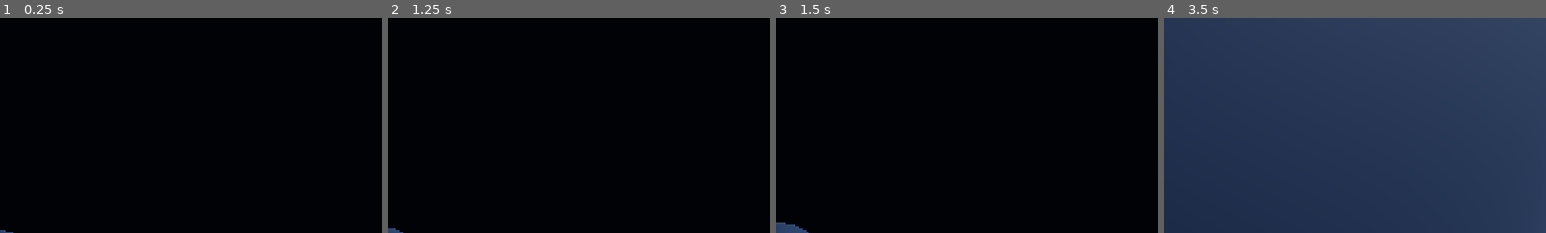
Above: before the commit, frames 1-4 (left to right).
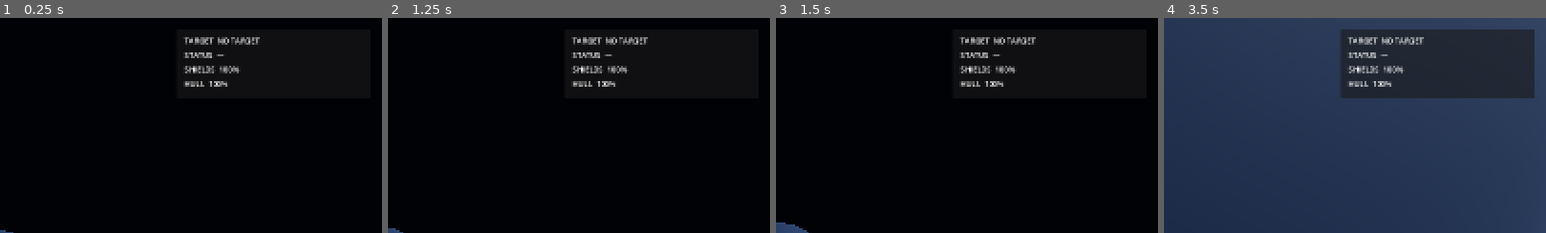
Above: after the commit, the same moments.

Repository: valdissor1990-ui/GALACTIC-FRONTIER
Game: Godot game, scene res://scenes/bootstrap/main.tscn
The game is run twice, just before and just after one commit, with the same random seed, the same clock (stepped at 60 frames per second) and the same inputs.
Inputs (mouse positions are % of the whole screen's width and height, from its top left):
- Up to frame 1 (0.25 s): no input
- Up to frame 2 (1.25 s): tap Enter at 0.5 s; move the mouse to (55, 50) at 0.52 s; hold W (move_forward) from 0.53 s (still down); hold Shift (boost) from 0.53 s (still down)
- Up to frame 3 (1.5 s): keep holding W (move_forward); move the mouse to (45, 50) at 1.27 s; release Shift (boost) at 1.28 s; click (45, 50) at 1.35 s
- Up to frame 4 (3.5 s): keep holding W (move_forward); move the mouse to (52, 48) at 2.02 s; hold Y (target_clear) 2.03-2.78 s; move the mouse to (49, 52) at 2.77 s; tap T (target_lock) at 2.85 s
The pictures show only the part of the screen within x 50-100%, y 0-50%; the shares and areas given below are measured in that part.

The runs differ from the first frame. In frame 1, 1.4% of the frame differs, in the area x 48-68%, y 8-32%; in frame 2, 1.4%; in frame 3, 1.4%; in frame 4, 16%, in the area x 46-97%, y 5-38%.

Commit message:
Integrate targeting, shields, primary weapon and combat HUD into flight prototype

Diff:
--- a/scenes/flight/test_flight.tscn
+++ b/scenes/flight/test_flight.tscn
@@ -1,9 +1,15 @@
-[gd_scene load_steps=15 format=3]
+[gd_scene load_steps=20 format=3]
 
 [ext_resource type="Script" path="res://scripts/flight/ship_controller.gd" id="1"]
 [ext_resource type="Script" path="res://scripts/flight/camera_rig.gd" id="2"]
 [ext_resource type="Script" path="res://scripts/ui/hud.gd" id="3"]
 [ext_resource type="Resource" path="res://resources/ships/player_ship.tres" id="4"]
+
+[ext_resource type="PackedScene" path="res://scenes/combat/projectile.tscn" id="5"]
+[ext_resource type="Script" path="res://scripts/combat/weapon_system.gd" id="6"]
+[ext_resource type="Script" path="res://scripts/combat/targeting_system.gd" id="7"]
+[ext_resource type="Script" path="res://scripts/combat/damageable.gd" id="8"]
+[ext_resource type="Script" path="res://scripts/ui/combat_hud.gd" id="9"]
 
 [sub_resource type="Environment" id="Environment_space"]
 background_mode = 1
@@ -113,6 +119,21 @@
 [node name="CockpitCamera" type="Camera3D" parent="PlayerShip/CameraRig"]
 position = Vector3(0, 0.38, -0.65)
 fov = 88.0
+
+[node name="Damageable" type="Node" parent="PlayerShip"]
+script = ExtResource("8")
+
+[node name="TargetingSystem" type="Node3D" parent="PlayerShip"]
+script = ExtResource("7")
+
+[node name="WeaponSystem" type="Node3D" parent="PlayerShip"]
+script = ExtResource("6")
+projectile_scene = ExtResource("5")
+muzzle_path = NodePath("Muzzle")
+
+[node name="Muzzle" type="Marker3D" parent="PlayerShip/WeaponSystem"]
+position = Vector3(0, 0, -2.8)
+
 
 [node name="HUD" type="CanvasLayer" parent="."]
 script = ExtResource("3")
@@ -180,3 +201,46 @@
 text = "PAUSED\nPress ESC to resume"
 horizontal_alignment = 1
 vertical_alignment = 1
+
+[node name="CombatHUD" type="CanvasLayer" parent="."]
+script = ExtResource("9")
+targeting_system_path = NodePath("../PlayerShip/TargetingSystem")
+damageable_path = NodePath("../PlayerShip/Damageable")
+
+[node name="CombatPanel" type="PanelContainer" parent="CombatHUD"]
+anchors_preset = 1
+anchor_left = 1.0
+anchor_top = 0.0
+anchor_right = 1.0
+anchor_bottom = 0.0
+offset_left = -430.0
+offset_top = 24.0
+offset_right = -24.0
+offset_bottom = 168.0
+
+[node name="Margin" type="MarginContainer" parent="CombatHUD/CombatPanel"]
+layout_mode = 2
+theme_override_constants/margin_left = 16
+theme_override_constants/margin_top = 12
+theme_override_constants/margin_right = 16
+theme_override_constants/margin_bottom = 12
+
+[node name="VBox" type="VBoxContainer" parent="CombatHUD/CombatPanel/Margin"]
+layout_mode = 2
+theme_override_constants/separation = 7
+
+[node name="TargetLabel" type="Label" parent="CombatHUD/CombatPanel/Margin/VBox"]
+layout_mode = 2
+text = "TARGET  NO TARGET"
+
+[node name="TargetStatusLabel" type="Label" parent="CombatHUD/CombatPanel/Margin/VBox"]
+layout_mode = 2
+text = "STATUS  —"
+
+[node name="ShieldLabel" type="Label" parent="CombatHUD/CombatPanel/Margin/VBox"]
+layout_mode = 2
+text = "SHIELDS  100%"
+
+[node name="HullLabel" type="Label" parent="CombatHUD/CombatPanel/Margin/VBox"]
+layout_mode = 2
+text = "HULL  100%"
